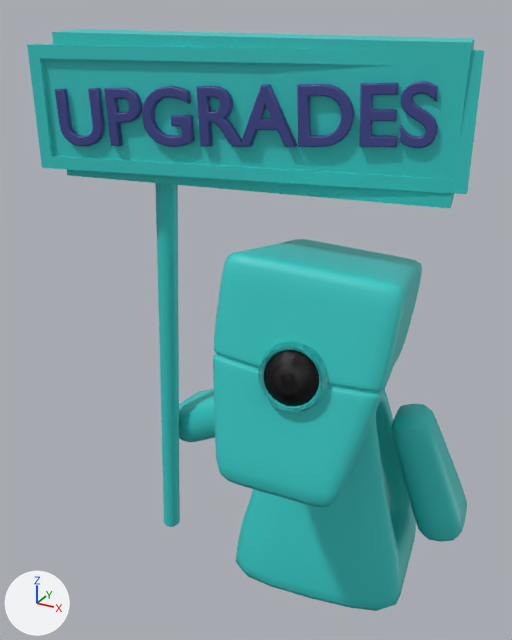
The glTF model static/models/Computer.glb, before and after one commit.
Camera for both pictures: a 50 mm camera at (0.03, -2.7, 0.78) aimed at (-1.61, 0.29, -0.72). Lighting does not change. The marker at lower left points along +X, +Y and +Z.

Names of what the first picture shows: 'Computer'.
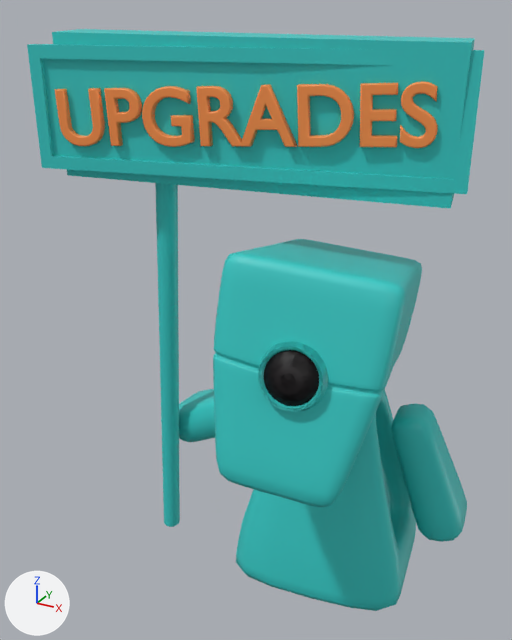
The edits, one by one:
Material 'Red' (mat_red) changes colour from blue #40458b to orange #ff944a; in linear values from (0.0513, 0.0595, 0.258) to (1.0, 0.294, 0.0693).

Where the change shows, as pixel boxes [x1, y1, x2, y2] in the pictures (512 x 640 px):
'Computer', recoloured (blue to orange)
    both: [51, 77, 441, 152]
